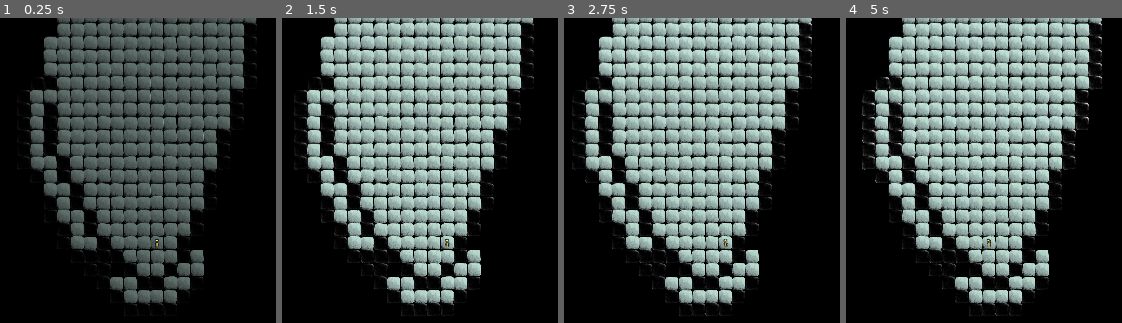
Above: before the commit, frames 1-4 (left to right).
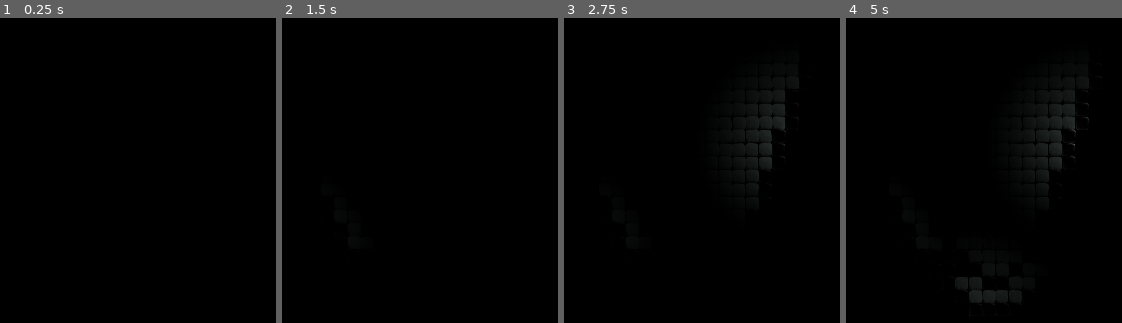
Above: after the commit, the same moments.

Repository: arrayewhy/Worlds
Game: Godot game, scene res://Scenes/Main.tscn
Same seed, same stepped clock (60 frames per second), same inputs: the game is played once before the commit and once after it.
Inputs (mouse positions are in pixels of both pictures, inside the frame that each line leads up to):
- Up to frame 1 (0.25 s): no input
- Up to frame 2 (1.5 s): tap Enter (Enter) at 0.5, 0.6 s; move the mouse to (outside the picture) at 0.52 s; hold D (Right) 0.53-1.25 s; click (outside the picture) at 0.67 s; drag from (outside the picture) to (outside the picture) at 1.27 s
- Up to frame 3 (2.75 s): move the mouse to (801, 143) at 2.02 s; hold D (Right) from 2.03 s (still down); tap O at 2.1 s; click (801, 143) at 2.17 s
- Up to frame 4 (5 s): release D (Right) at 2.75 s; drag from (outside the picture) to (outside the picture) at 2.77 s; move the mouse to (outside the picture) at 3.52 s; hold A (Left) 3.53-4.25 s; tap Shift at 3.6 s; click (outside the picture) at 3.67 s; drag from (outside the picture) to (881, 130) at 4.27 s

The runs differ from the first frame. In frame 1, 46% of the frame differs, in the area x 6-94%, y 0-98%; in frame 2, 47%; in frame 3, 47%; in frame 4, 48%, in the area x 5-94%, y 0-98%.

Commit message:
Add [Cavern Lights instantiation with "3" key or Left-Click]

Diff:
--- /dev/null
+++ b/worlds/Prefabs/Cavern-Light.tscn
@@ -0,0 +1,24 @@
+[gd_scene load_steps=3 format=3 uid="uid://duoigifkfxjtv"]
+
+[sub_resource type="Gradient" id="Gradient_1fgwy"]
+interpolation_mode = 2
+colors = PackedColorArray(1, 1, 1, 1, 0, 0, 0, 1)
+
+[sub_resource type="GradientTexture2D" id="GradientTexture2D_axqm1"]
+gradient = SubResource("Gradient_1fgwy")
+width = 128
+height = 128
+fill = 1
+fill_from = Vector2(0.5, 0.5)
+fill_to = Vector2(0.5, 0)
+
+[node name="Cavern-Light" type="PointLight2D"]
+position = Vector2(256, 3328)
+scale = Vector2(32, 32)
+energy = 0.25
+texture = SubResource("GradientTexture2D_axqm1")
+
+[node name="Light-Center" type="PointLight2D" parent="."]
+scale = Vector2(0.25, 0.25)
+energy = 0.5
+texture = SubResource("GradientTexture2D_axqm1")
--- a/worlds/Scenes/Main.tscn
+++ b/worlds/Scenes/Main.tscn
@@ -139,9 +139,31 @@
 
 [sub_resource type="GDScript" id="GDScript_cp1f4"]
 resource_name = "Num-Inputs"
-script/source = "extends Node
-
+script/source = "extends Node2D;
+
+# Two
 @export var camZoom:Node;
+# Three
+const lightPrefab:PackedScene = preload(\"res://Prefabs/Cavern-Light.tscn\");
+@export var lightHolder:Node;
+
+func _unhandled_input(event: InputEvent) -> void:
+
+	# Three
+
+	if event.is_action_pressed(\"Left-Click\"):
+
+		for light in lightHolder.get_children():
+			#if light.global_position.distance_to(World.PlayerGridPos() * World.CellSize()) <= 1:
+			if light.global_position.distance_to(get_global_mouse_position()) <= 256:
+				light.queue_free();
+				return;
+
+		var newLight:PointLight2D = lightPrefab.instantiate();
+		lightHolder.add_child(newLight);
+		#newLight.position = World.PlayerGridPos() * World.CellSize();
+		newLight.position = get_global_mouse_position();
+		return;
 
 func _unhandled_key_input(event: InputEvent) -> void:
 
@@ -150,7 +172,19 @@
 	if event.is_action_pressed(\"Two\"):
 		camZoom.Zoom();
 
-	#if event.is_action_pressed(\"Three\"):
+	if event.is_action_pressed(\"Three\"):
+
+		for light in lightHolder.get_children():
+			if light.global_position.distance_to(World.PlayerGridPos() * World.CellSize()) <= 1:
+			#if light.global_position.distance_to(get_global_mouse_position()) <= 256:
+				light.queue_free();
+				return;
+
+		var newLight:PointLight2D = lightPrefab.instantiate();
+		lightHolder.add_child(newLight);
+		newLight.position = World.PlayerGridPos() * World.CellSize();
+		#newLight.position = get_global_mouse_position();
+		return;
 
 	if event.is_action_pressed(\"Zero\"):
 		InGameDebugger.Say(World.PlayerGridPos());
@@ -354,6 +388,17 @@
 target = NodePath("../Illumination-Spawner")
 startVisible = false
 
-[node name="Num-Inputs" type="Node" parent="." node_paths=PackedStringArray("camZoom")]
+[node name="Number-Input-Handler" type="Node2D" parent="." node_paths=PackedStringArray("camZoom", "lightHolder")]
 script = SubResource("GDScript_cp1f4")
 camZoom = NodePath("../Camera2D/Cam-Zoom")
+lightHolder = NodePath("../Lighting/Caverns/Lights")
+metadata/_edit_lock_ = true
+
+[node name="Lighting" type="Node" parent="."]
+
+[node name="Caverns" type="Node" parent="Lighting"]
+
+[node name="CanvasModulate" type="CanvasModulate" parent="Lighting/Caverns"]
+color = Color(0, 0, 0, 1)
+
+[node name="Lights" type="Node" parent="Lighting/Caverns"]
--- a/worlds/Scripts/Autoloads/World.gd
+++ b/worlds/Scripts/Autoloads/World.gd
@@ -113,3 +113,6 @@
 
 func PlayerGridPos() -> Vector2i:
 	return _playerGridPos;
+
+func Set_PlayerGridPos(gPos:Vector2i) -> void:
+	_playerGridPos = gPos;
--- a/worlds/Scripts/Player.gd
+++ b/worlds/Scripts/Player.gd
@@ -21,12 +21,23 @@
 
 var timeSkips:int;
 
+# Signals
+signal PlayerSpawned;
+
+# Functions [ 1 / 5 ] ||||||||||||||||||||||||||||||||||||||||||||||||||||||||||||||||||||||||||||||||||||||||||||||||||||||||||||||||||||||||
+
 func _ready() -> void:
+
 	currGridPos = initGridPos;
+	World.Set_PlayerGridPos(currGridPos);
+
 	self.position = currGridPos * World.CellSize();
 	cam.position = self.position;
+
 	#World.SpawnBiomes_Around(currGridPos, 2);
 	worldTemplates.SpawnBiomes_FromImage(0);
+
+	PlayerSpawned.emit();
 
 func _unhandled_key_input(event: InputEvent) -> void:
 
@@ -56,7 +67,7 @@
 
 	MovePlayer_Then_Spawn_Biomes_And_Interactions(inputDir);
 
-# Functions [ 1 / 4 ] ||||||||||||||||||||||||||||||||||||||||||||||||||||||||||||||||||||||||||||||||||||||||||||||||||||||||||||||||||||||||
+# Functions [ 2 / 5 ] ||||||||||||||||||||||||||||||||||||||||||||||||||||||||||||||||||||||||||||||||||||||||||||||||||||||||||||||||||||||||
 
 func MovePlayer_Then_Spawn_Biomes_And_Interactions(inputDir:Vector2i, moveCam:bool = true) -> void:
 
@@ -99,7 +110,7 @@
 
 	World.Roll_Dice();
 
-# Functions [ 2 / 4 ]: Debug ||||||||||||||||||||||||||||||||||||||||||||||||||||||||||||||||||||||||||||||||||||||||||||||||||||||||||||||||||||||||
+# Functions [ 3 / 5 ]: Debug ||||||||||||||||||||||||||||||||||||||||||||||||||||||||||||||||||||||||||||||||||||||||||||||||||||||||||||||||||||||||
 
 func RandomReveal(revealerGPos:Vector2i) -> void:
 
@@ -123,7 +134,7 @@
 		MultiFader.FadeTo_Opaque(playerSpr);
 		insideInteraction = false;
 
-# Functions [ 3 / 4 ] ||||||||||||||||||||||||||||||||||||||||||||||||||||||||||||||||||||||||||||||||||||||||||||||||||||||||||||||||||||||||
+# Functions [ 4 / 5 ] ||||||||||||||||||||||||||||||||||||||||||||||||||||||||||||||||||||||||||||||||||||||||||||||||||||||||||||||||||||||||
 
 func Get_DirectionInput(event:InputEvent) -> Vector2i:
 	if event.is_action("Up"):
@@ -136,7 +147,7 @@
 		return Vector2i.RIGHT;
 	return Vector2i.ZERO;
 
-# Functions [ 4 / 4 ] ||||||||||||||||||||||||||||||||||||||||||||||||||||||||||||||||||||||||||||||||||||||||||||||||||||||||||||||||||||||||
+# Functions [ 5 / 5 ] ||||||||||||||||||||||||||||||||||||||||||||||||||||||||||||||||||||||||||||||||||||||||||||||||||||||||||||||||||||||||
 
 func SpawnBiomes_ExpandingCircle(count:int) -> void:
 	var targs:Array[Vector2i] = GridPos_Utils.GridPositions_Around(currGridPos, 5 + count, true);
--- a/worlds/project.godot
+++ b/worlds/project.godot
@@ -75,6 +75,11 @@
 "events": [Object(InputEventKey,"resource_local_to_scene":false,"resource_name":"","device":-1,"window_id":0,"alt_press …(195 unchanged characters)…
 ]
 }
+Left-Click={
+"deadzone": 0.5,
+"events": [Object(InputEventMouseButton,"resource_local_to_scene":false,"resource_name":"","device":-1,"window_id":0,"alt_pressed":false,"shift_pressed":false,"ctrl_pressed":false,"meta_pressed":false,"button_mask":0,"position":Vector2(0, 0),"global_position":Vector2(0, 0),"factor":1.0,"button_index":1,"canceled":false,"pressed":false,"double_click":false,"script":null)
+]
+}
 One={
 "deadzone": 0.5,
 "events": [Object(InputEventKey,"resource_local_to_scene":false,"resource_name":"","device":-1,"window_id":0,"alt_press …(191 unchanged characters)…
